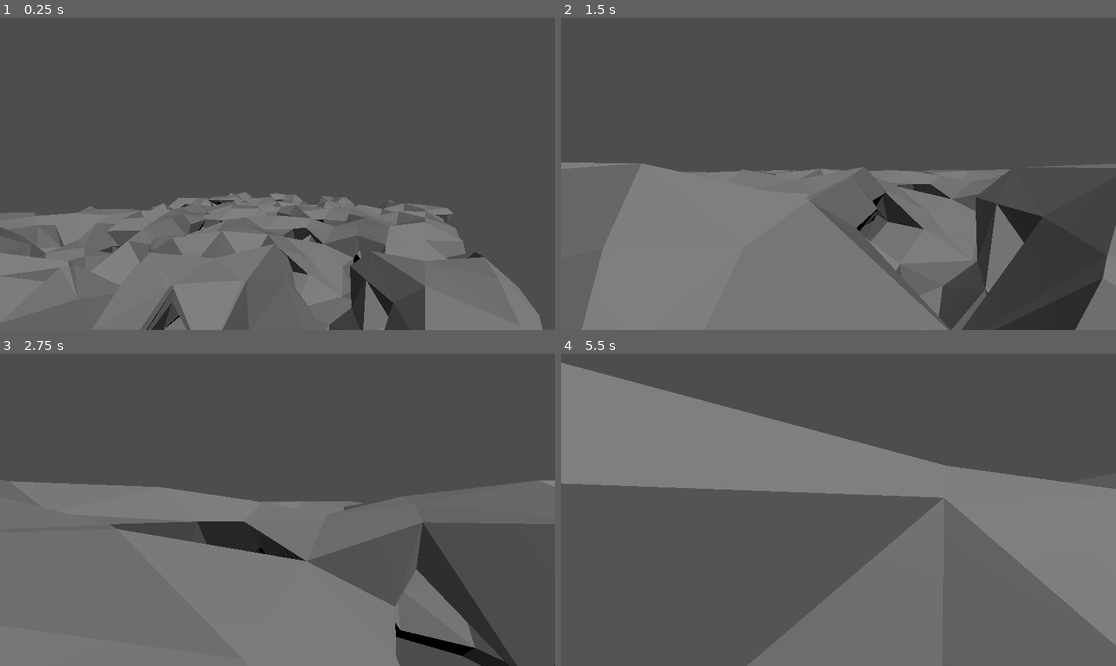
Above: before the commit, frames 1-4 (two rows, left to right).
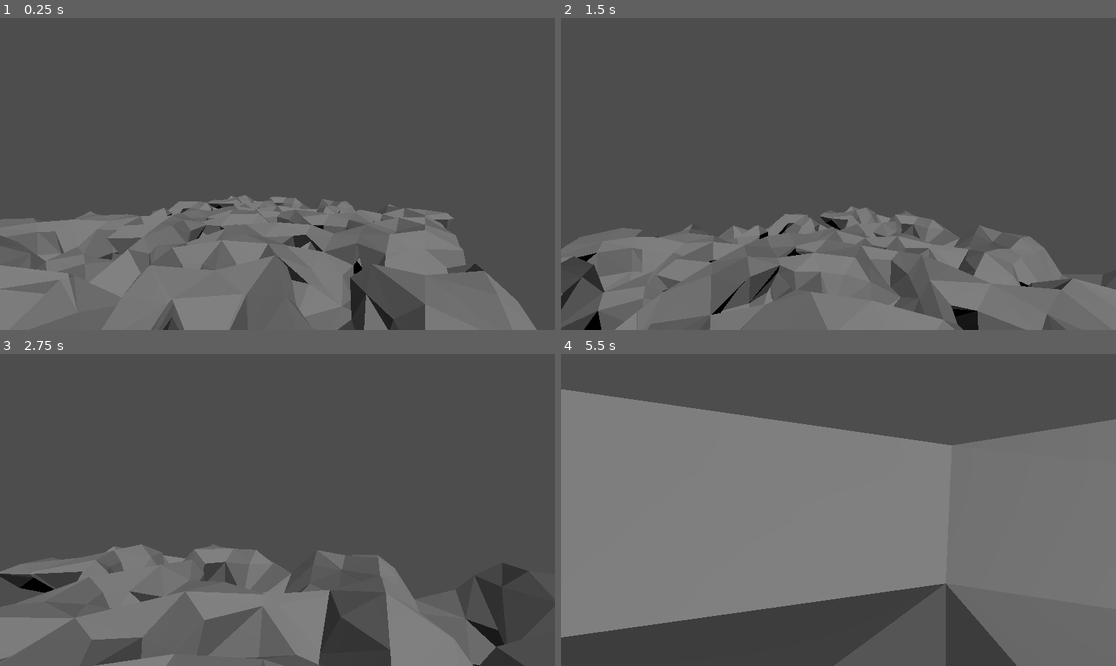
Above: after the commit, the same moments.

Repository: CyrillePierre/marching_cubes
Game: Godot game, scene res://scenes/main.tscn
The game is run twice, just before and just after one commit, with the same random seed, the same clock (stepped at 60 frames per second) and the same inputs.
Inputs (mouse positions are in pixels of both pictures, inside the frame that each line leads up to):
- Up to frame 1 (0.25 s): no input
- Up to frame 2 (1.5 s): move the mouse to (866, 174) at 0.52 s; hold W (up) from 0.53 s (still down); tap Space (jump) at 0.77 s; move the mouse to (810, 174) at 1.27 s
- Up to frame 3 (2.75 s): keep holding W (up); tap Space (jump) at 1.52 s; move the mouse to (288, 503) at 2.02 s
- Up to frame 4 (5.5 s): keep holding W (up); move the mouse to (832, 516) at 2.77 s; tap Space (jump) at 3.02, 3.77, 4.52 s; move the mouse to (877, 513) at 3.52 s; move the mouse to (794, 506) at 4.27 s; move the mouse to (844, 510) at 5.02 s

The runs differ from the first frame. In frame 1, 7.6% of the frame differs, in the area x 0-98%, y 55-100%; in frame 2, 27%; in frame 3, 27%; in frame 4, 38%, in the area x 0-100%, y 2-100%.

Commit message:
convert plane to static body

Diff:
--- a/scenes/main.tscn
+++ b/scenes/main.tscn
@@ -1,9 +1,12 @@
-[gd_scene load_steps=4 format=3 uid="uid://dkp31fyrty2x1"]
+[gd_scene load_steps=5 format=3 uid="uid://dkp31fyrty2x1"]
 
 [ext_resource type="Script" path="res://scripts/marching_cubes.gd" id="1_lidwy"]
 [ext_resource type="PackedScene" uid="uid://by8qnc433323d" path="res://nodes/player.tscn" id="2_q6x1v"]
 
 [sub_resource type="PlaneMesh" id="PlaneMesh_l3mta"]
+
+[sub_resource type="ConvexPolygonShape3D" id="ConvexPolygonShape3D_fuyhp"]
+points = PackedVector3Array(-1, 0, -1, -1, 0, 1, 1, 0, -1, 1, 0, 1)
 
 [node name="root" type="Node3D"]
 
@@ -18,9 +21,15 @@
 [node name="collision" type="CollisionShape3D" parent="dynamic_ground"]
 transform = Transform3D(1, 0, 0, 0, 1, 0, 0, 0, 1, 0, -2, 0)
 
-[node name="plane" type="MeshInstance3D" parent="."]
+[node name="platform" type="StaticBody3D" parent="."]
 transform = Transform3D(1, 0, 0, 0, 1, 0, 0, 0, 1, 2, 2, 2)
+
+[node name="mesh" type="MeshInstance3D" parent="platform"]
 mesh = SubResource("PlaneMesh_l3mta")
+skeleton = NodePath("../..")
+
+[node name="collision" type="CollisionShape3D" parent="platform"]
+shape = SubResource("ConvexPolygonShape3D_fuyhp")
 
 [node name="light1" type="DirectionalLight3D" parent="."]
 transform = Transform3D(-0.627019, 0.464174, -0.625611, -0.106388, 0.744543, 0.659043, 0.771705, 0.47979, -0.41746, -3, 2, 0)
